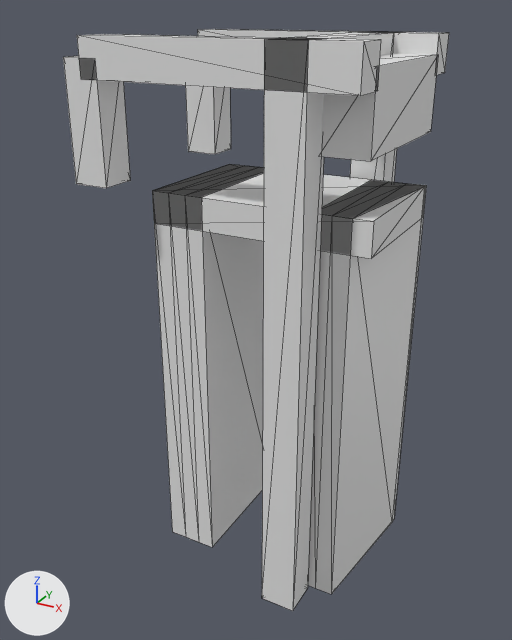
The glTF model models/ingen/ingen-brug-0ad59c2f/ingen-brug-0ad59c2f.glb as it was, and as the next commit left it.
One viewpoint serves both versions: a 50 mm camera at (7.47, -15.31, 4.19) aimed at (-0.86, -0.18, -3.38). The lights are fixed; the arrows at lower left show +X, +Y and +Z. The older version comes first. Mesh edges are drawn as thin lines.

Objects in the first picture: 'building:balans', 'building:balans 2', 'building:contragewicht', 'building:hamei', 'building:hamei 2', 'building:hangstang', 'building:hangstang 2', 'building:portaal', 'road:dek', 'road:landhoofd (aangenomen)', 'road:landhoofd (aangenomen) 2'.
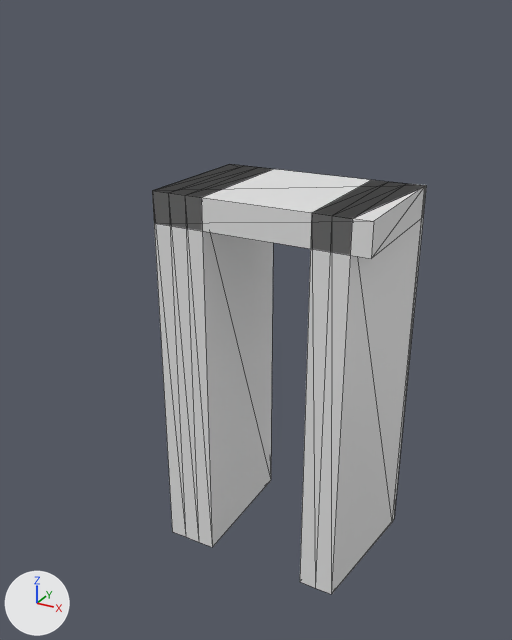
The change, as JSON lines over the scene's bpy script:
```json
{"op": "remove", "block": "ob_building_hamei", "code": ["ob_building_hamei = bpy.data.objects.new('building:hamei', me_hamei)", "ob_building_hamei.location = (0.0, 0.0, 0.0)"]}
{"op": "remove", "block": "ob_building_hamei_2", "code": ["ob_building_hamei_2 = bpy.data.objects.new('building:hamei 2', me_hamei_2)", "ob_building_hamei_2.location = (0.0, 0.0, 0.0)"]}
{"op": "remove", "block": "ob_building_portaal", "code": ["ob_building_portaal = bpy.data.objects.new('building:portaal', me_portaal)", "ob_building_portaal.location = (0.0, 0.0, 0.0)"]}
{"op": "remove", "block": "ob_building_balans", "code": ["ob_building_balans = bpy.data.objects.new('building:balans', me_balans)", "ob_building_balans.location = (0.0, 0.0, 0.0)"]}
{"op": "remove", "block": "ob_building_hangstang", "code": ["ob_building_hangstang = bpy.data.objects.new('building:hangstang', me_hangstang)", "ob_building_hangstang.location = (0.0, 0.0, 0.0)"]}
{"op": "remove", "block": "ob_building_balans_2", "code": ["ob_building_balans_2 = bpy.data.objects.new('building:balans 2', me_balans_2)", "ob_building_balans_2.location = (0.0, 0.0, 0.0)"]}
{"op": "remove", "block": "ob_building_hangstang_2", "code": ["ob_building_hangstang_2 = bpy.data.objects.new('building:hangstang 2', me_hangstang_2)", "ob_building_hangstang_2.location = (0.0, 0.0, 0.0)"]}
{"op": "remove", "block": "ob_building_contragewicht", "code": ["ob_building_contragewicht = bpy.data.objects.new('building:contragewicht', me_contragewicht)", "ob_building_contragewicht.location = (0.0, 0.0, 0.0)"]}
```

Location of each change, [x1, y1, x2, y2] in pixels of the pictures (512 x 640 px):
```json
{"object": "building:hamei 2", "change": "deleted", "before": [262, 38, 324, 611]}
{"object": "building:balans 2", "change": "deleted", "before": [77, 34, 381, 96]}
{"object": "building:contragewicht", "change": "deleted", "before": [321, 54, 438, 161]}
{"object": "building:hangstang 2", "change": "deleted", "before": [63, 56, 130, 188]}
{"object": "building:hangstang", "change": "deleted", "before": [186, 86, 231, 154]}
{"object": "building:balans", "change": "deleted", "before": [197, 29, 449, 75]}
{"object": "building:hamei", "change": "deleted", "before": [350, 31, 397, 182]}
{"object": "building:portaal", "change": "deleted", "before": [276, 32, 400, 55]}
```
